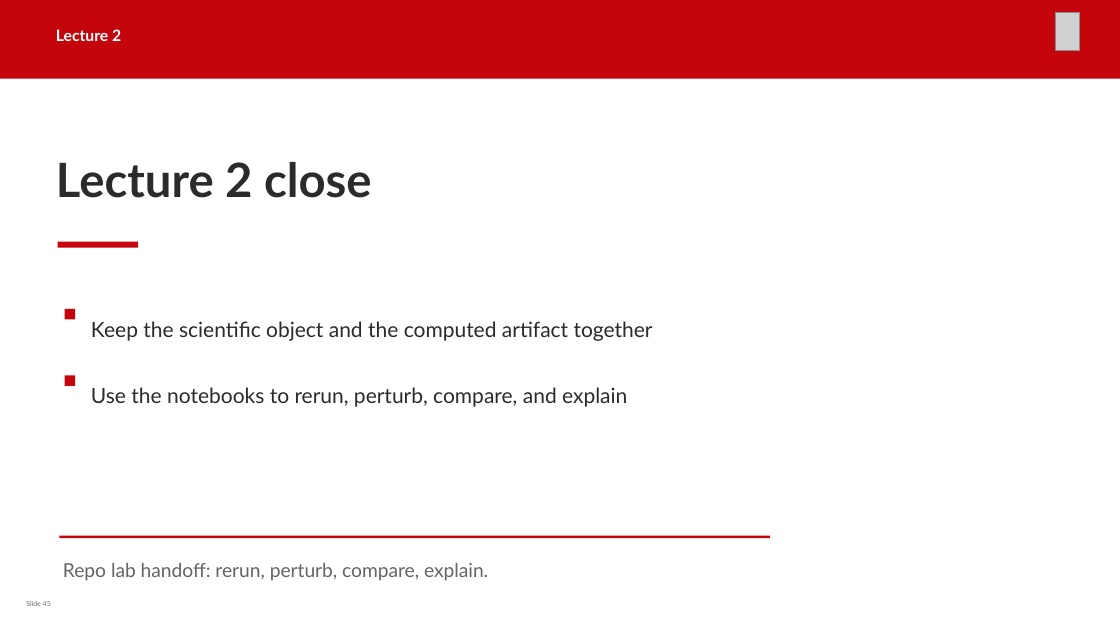
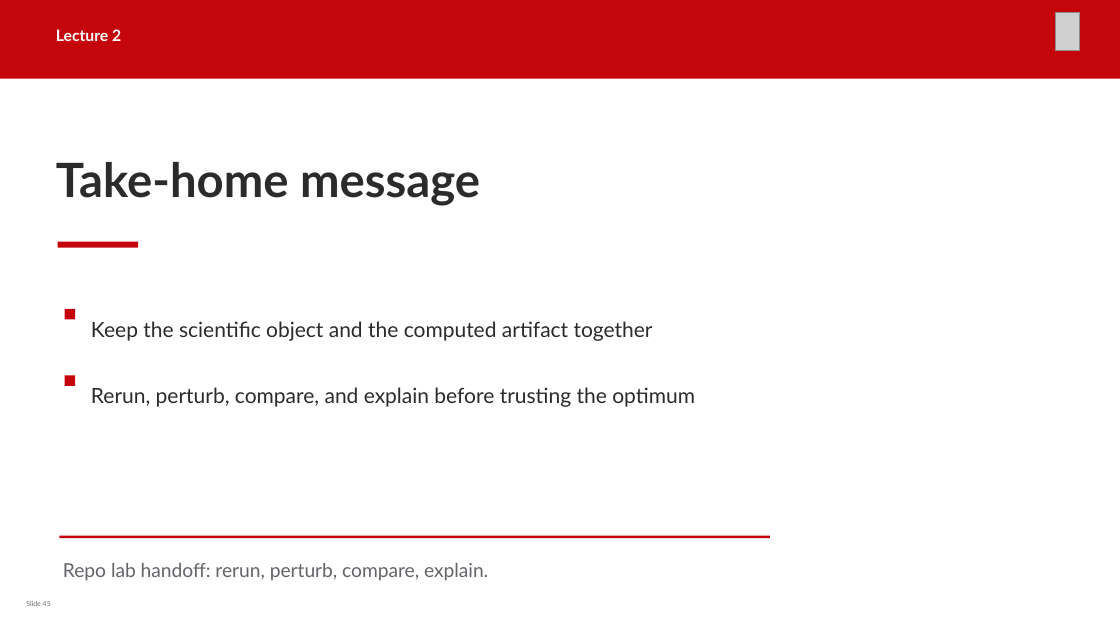
Before and after one commit to rogeriojorge/sos2026-rjorge-stellarator-optimization, a slide deck: slide 45 of slides/pptx/lecture_2_coils_single_stage.pptx. Drawn at 1120x630 pixels with LibreOffice and Linux fonts; fonts in the diff are those of the drawing; grey boxes stand for pictures. Boxes give left, top, right and bottom in pixels: in the first picture for what was removed or moved away, otherwise in the second. Text is boxed around its words. In the diff, an @@ line names an element or a change of style, - is before the commit and + after.

```diff
--- a/slides/pptx/lecture_2_coils_single_stage.pptx
+++ b/slides/pptx/lecture_2_coils_single_stage.pptx
@@ text at (56,162,480,206): text changed @@
-Lecture 2 close
+Take-home message
@@ text at (91,387,695,407): text changed @@
-Use the notebooks to rerun, perturb, compare, and explain
+Rerun, perturb, compare, and explain before trusting the optimum
```
Also in this commit, not shown: 32 other slides changed, 5 slides added, 5 slides removed, 38 other files.
